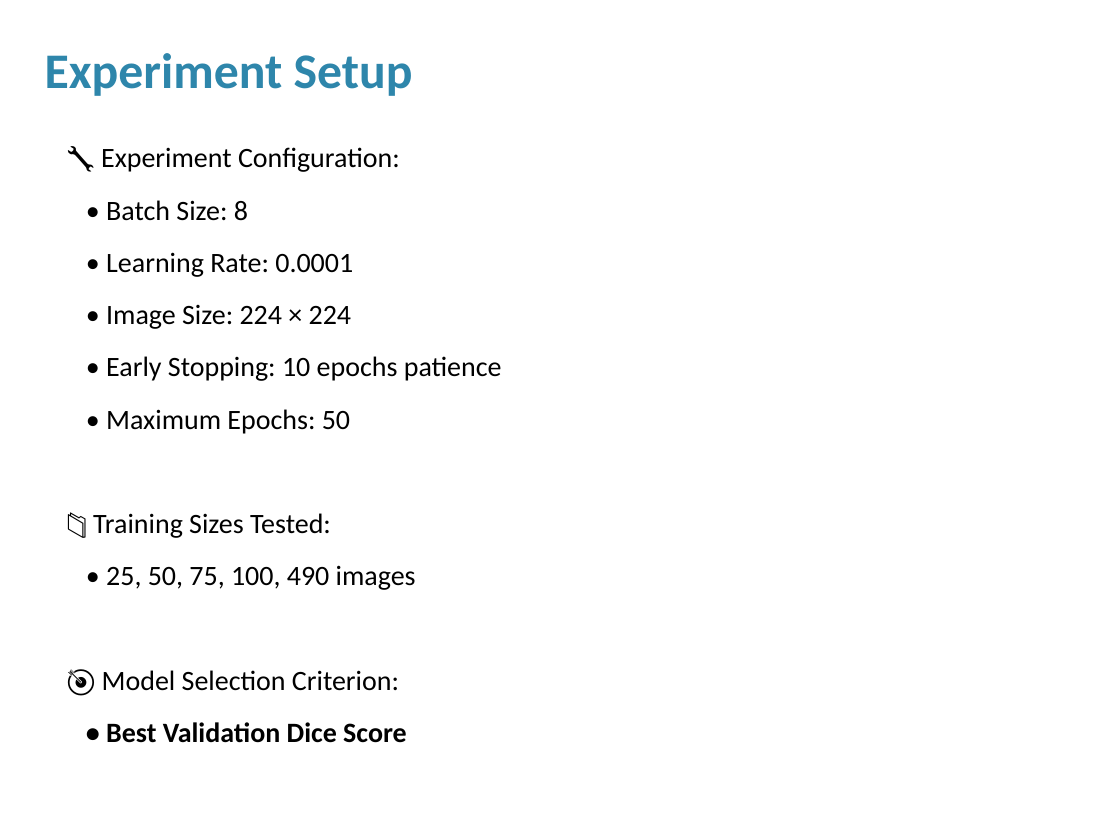
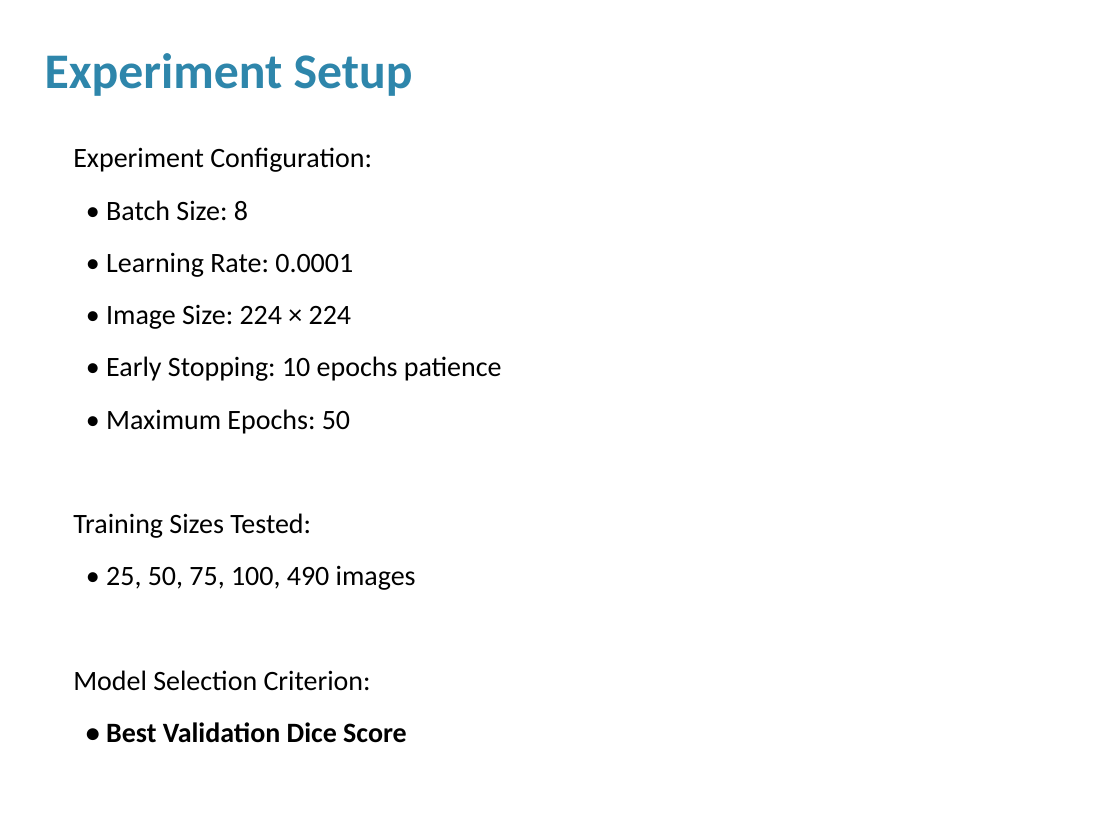
Before and after one commit to tanishq3142/CAPSTONE-, a slide deck: slide 2 of experiments_polypmix/results/PolyMix_Comparison_Presentation.pptx. Drawn at 1120x840 pixels with LibreOffice and Linux fonts; fonts in the diff are those of the drawing. Boxes give left, top, right and bottom in pixels: in the first picture for what was removed or moved away, otherwise in the second. Text is boxed around its words. In the diff, an @@ line names an element or a change of style, - is before the commit and + after.

```diff
--- a/experiments_polypmix/results/PolyMix_Comparison_Presentation.pptx
+++ b/experiments_polypmix/results/PolyMix_Comparison_Presentation.pptx
@@ text at (73,147,372,172): text changed @@
-🔧 Experiment Configuration:
+Experiment Configuration:
@@ text at (73,513,311,538): text changed @@
-📁 Training Sizes Tested:
+Training Sizes Tested:
@@ text at (73,670,371,691): text changed @@
-🎯 Model Selection Criterion:
+Model Selection Criterion:
```
Also in this commit, not shown: 2 other slides changed.
